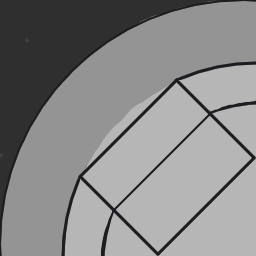
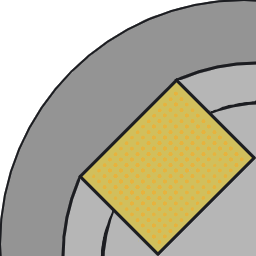
Two versions of the same layered image (256px x 256px). Layer-by-layer changes:
painted on "Paint Layer 1" (1st of 2) over 0, 0, 252, 256
painted on "Paint Layer 3" over 0, 0, 252, 256
